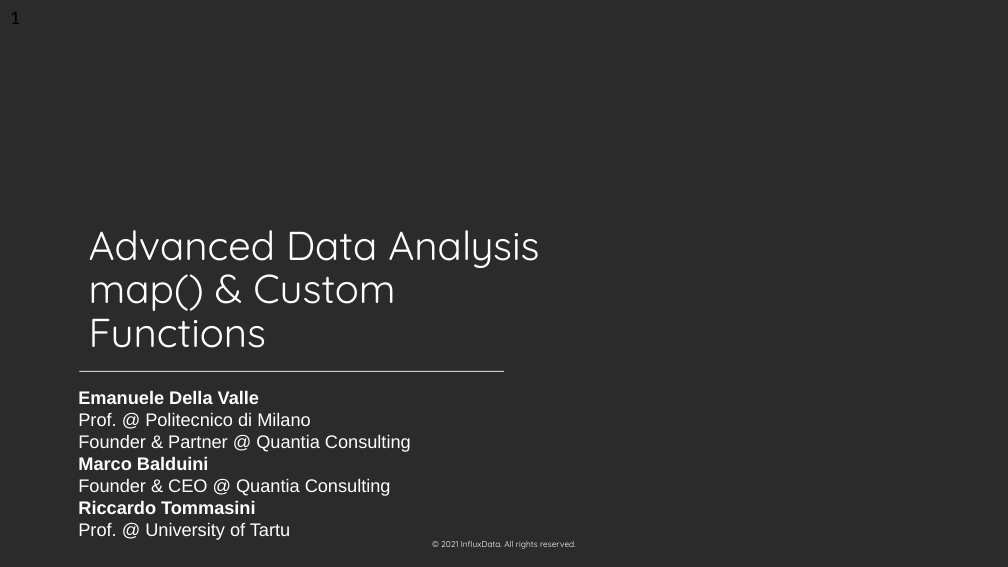
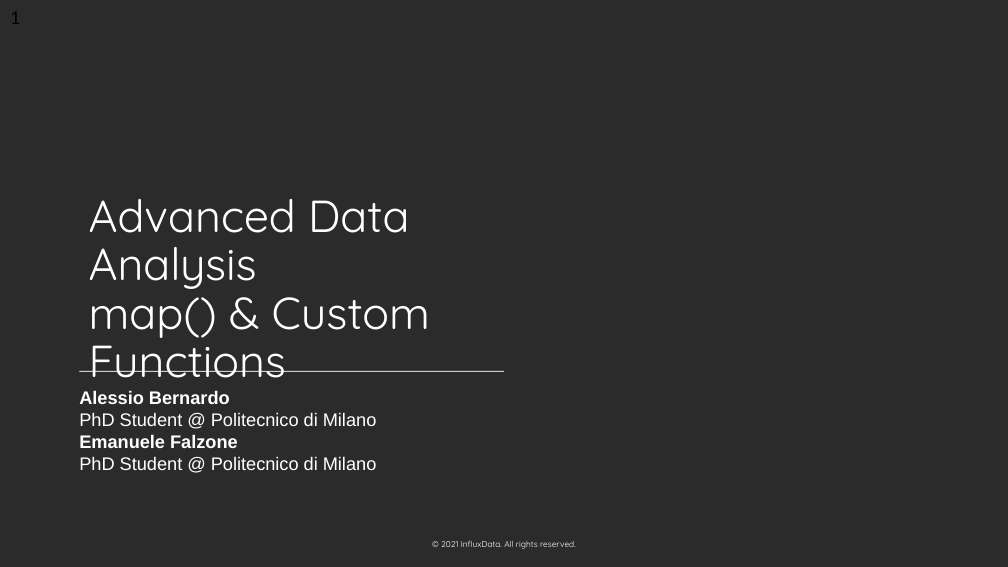
Before and after one commit to influxdata/influxdb-university, a slide deck: slide 1 of Training-material/day 1/04_advanced-data-analysis-map-UDF.pptx. Drawn at 1008x567 pixels with LibreOffice and Linux fonts; fonts in the diff are those of the drawing; background and template pictures are left out; a plain dark background stands for a picture behind light text. Boxes give left, top, right and bottom in pixels: in the first picture for what was removed or moved away, otherwise in the second. Text is boxed around its words. In the diff, an @@ line names an element or a change of style, - is before the commit and + after.

Commit message:
minore uopdates in in the slides. Update data timestamp starting from 2021-09-14 12:00 GMT

```diff
--- a/Training-material/day 1/04_advanced-data-analysis-map-UDF.pptx
+++ b/Training-material/day 1/04_advanced-data-analysis-map-UDF.pptx
@@ title "Advanced Data Analysis map() & ..." at <box>89,199,430,378</box>: size 28.8 to 32 pt @@
@@ text removed at <box>78,390,411,540</box> @@
-Emanuele Della Valle
-Prof. @ Politecnico di Milano
-Founder & Partner @ Quantia Consulting
-Marco Balduini
-Founder & CEO @ Quantia Consulting
-Riccardo Tommasini
-Prof. @ University of Tartu
@@ text added at <box>79,390,377,470</box>, 13 pt, text #FFFFFF @@
+Alessio Bernardo
+PhD Student @ Politecnico di Milano
+Emanuele Falzone
+PhD Student @ Politecnico di Milano
```
Also in this commit, not shown: 15 other slides changed, 4 slides added, 7 slides removed, 21 other files.
